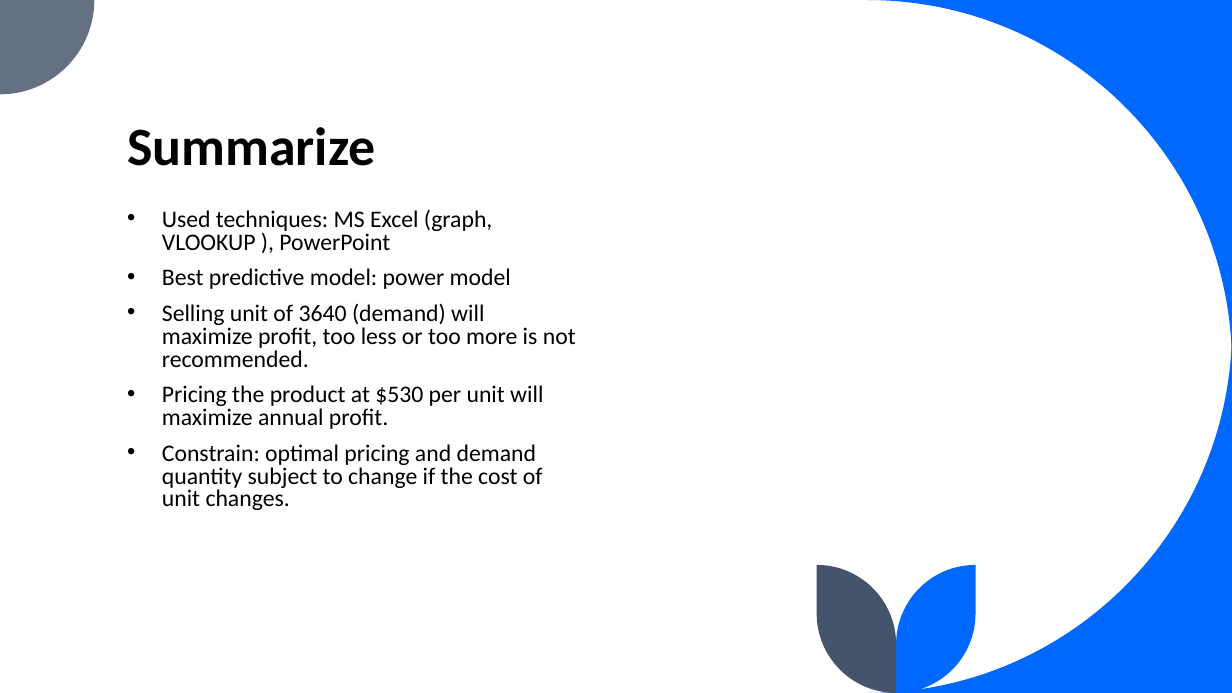
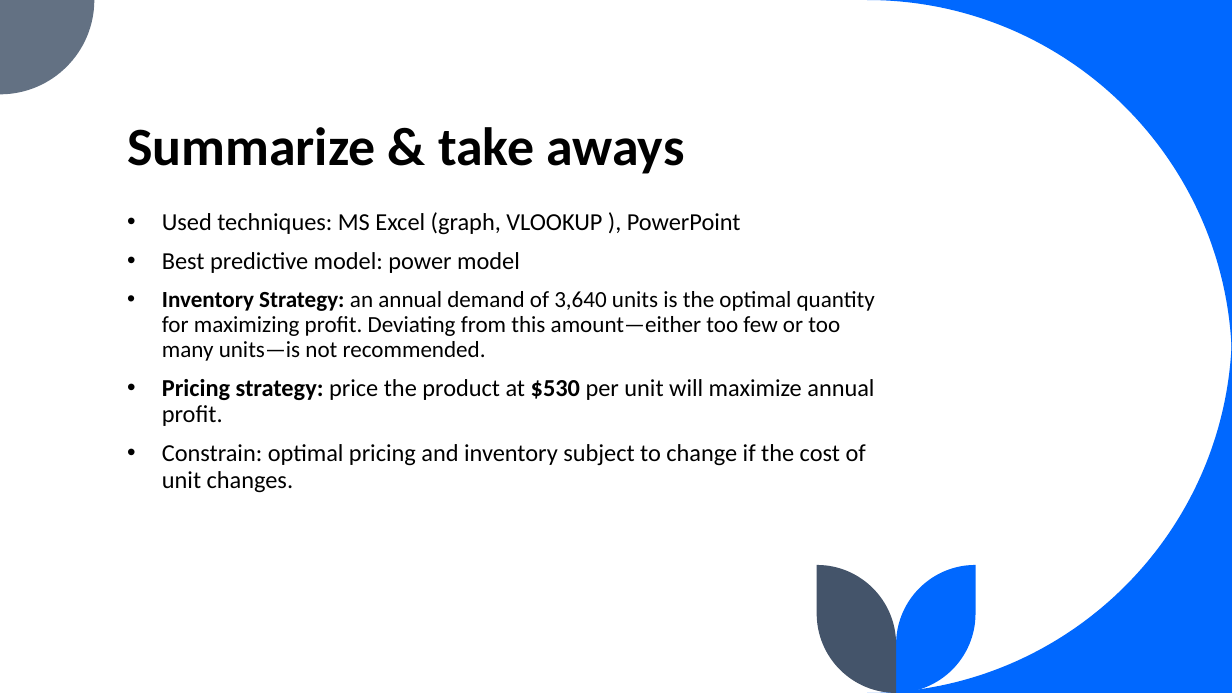
Before and after one commit to leiliu7/Data-Analytics-Data-Science-Portfolio, a slide deck: slide 8 of Smart pricing using Excel/Maximizing Profitability Through Smart Pricing Presentation.pptx. Drawn at 1232x693 pixels with LibreOffice and Linux fonts; fonts in the diff are those of the drawing. Boxes give left, top, right and bottom in pixels: in the first picture for what was removed or moved away, otherwise in the second. Text is boxed around its words. In the diff, an @@ line names an element or a change of style, - is before the commit and + after.

```diff
--- a/Smart pricing using Excel/Maximizing Profitability Through Smart Pricing Presentation.pptx
+++ b/Smart pricing using Excel/Maximizing Profitability Through Smart Pricing Presentation.pptx
@@ title at [127,127,684,174]: text changed @@
-Summarize
+Summarize & take aways
@@ text at [162,212,741,273]: size 18.5 to 19 pt in "Used techniques: MS Excel (graph, VLOOKUP ), ...", "Best predictive model: power model"; line spacing 0.8 to 0.9 @@
@@ text at [162,291,875,493]: text changed; size 18.5 to 18 pt @@
-• Selling unit of 3640 (demand) will maximize profit, too less or too more is not recommended.
-• Pricing the product at $530 per unit will maximize annual profit.
-• Constrain: optimal pricing and demand quantity subject to change if the cost of unit changes.
+• Inventory Strategy: an annual demand of 3,640 units is the optimal quantity for maximizing profit. Deviating from this amount—either too few or too many units—is not recommended.
+• Pricing strategy: price the product at $530 per unit will maximize annual profit.
+• Constrain: optimal pricing and inventory subject to change if the cost of unit changes.
```
Also in this commit, not shown: 6 other slides changed.
